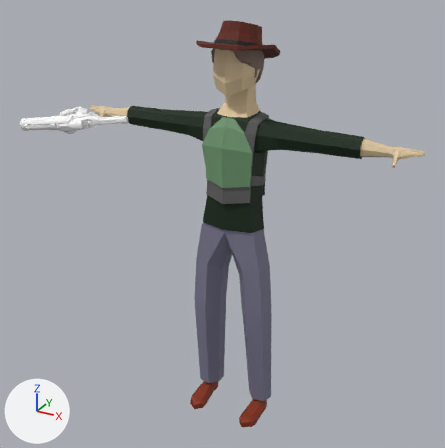
The FBX model BlendFiles/Guy/NewGuy/SuperGuy_Rigged.fbx as it was, and as the next commit left it.
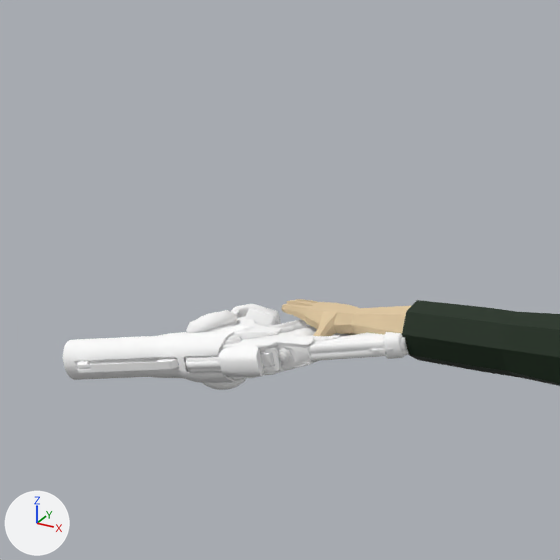
The first picture shows the older version from a 50 mm lens placed at (19.7, -36.1, 35.1), pointed at (-1.3, 2.2, 15.9). The close-ups show both versions on the part from 0% to 40% of the width and 2% to 42% of the height of that picture; other places that the commit changed are outside them. The lights are fixed; the arrows at lower left show +X, +Y and +Z. Where no turn or scale is listed for an object, it has been applied to the vertices.

The first close-up shows 'Cube', 'SK_FPGun.001'.
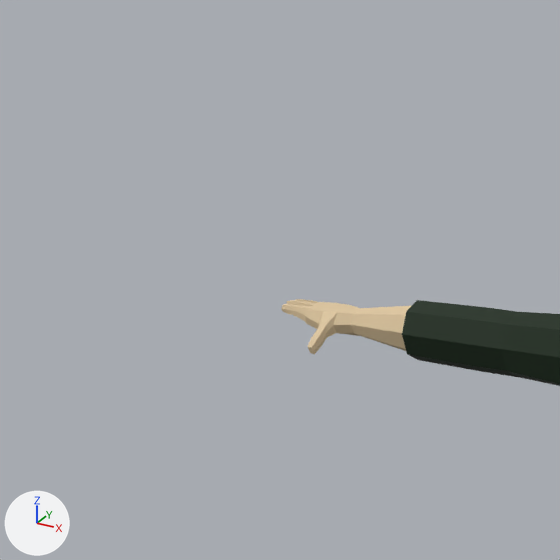
Boxes [x1, y1, x2, y2] around the edits, measured in the close-ups (560 x 560 px):
```json
{"object": "SK_FPGun.001", "change": "deleted", "before": [63, 304, 409, 390]}
```

Edits to the scene script, one JSON object a line:
```json
{"op": "remove", "block": "ob_sk_fpgun_001", "code": ["ob_sk_fpgun_001 = bpy.data.objects.new('SK_FPGun.001', me_sk_fpgun)", "ob_sk_fpgun_001.location = (-12.21, 1.5, 23.2)"]}
```
